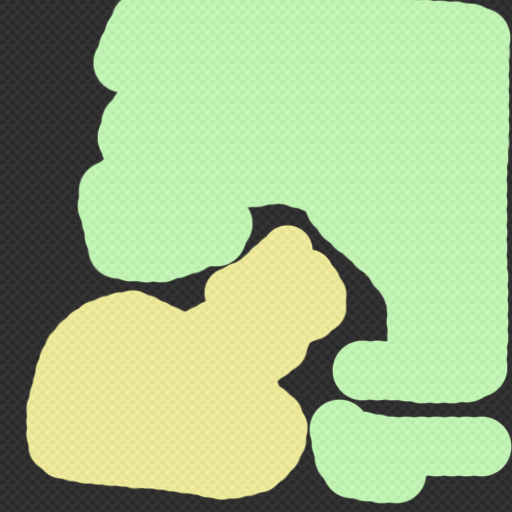
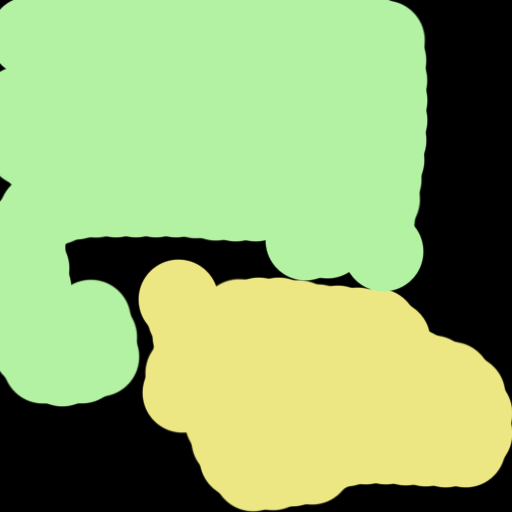
Revision of a layered 512 × 512 image; what changed, layer by layer:
hid "Layer 3", opacity 20% → 25% over [0, 0, 512, 512]
painted on "Layer 2" over [0, 0, 512, 512]
"Layer 0": blend normal → difference, painted on it over [24, 16, 495, 491]
